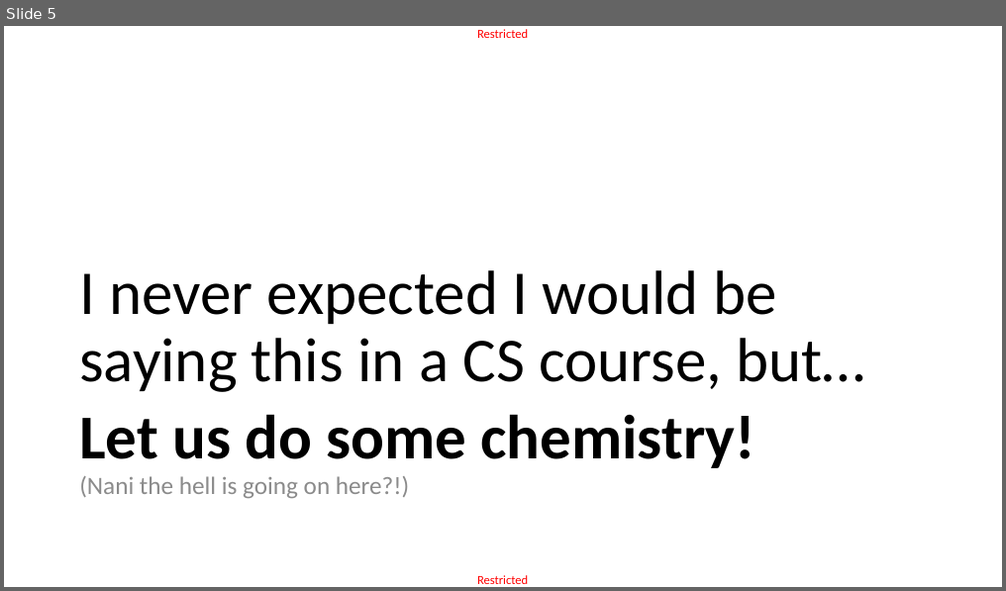
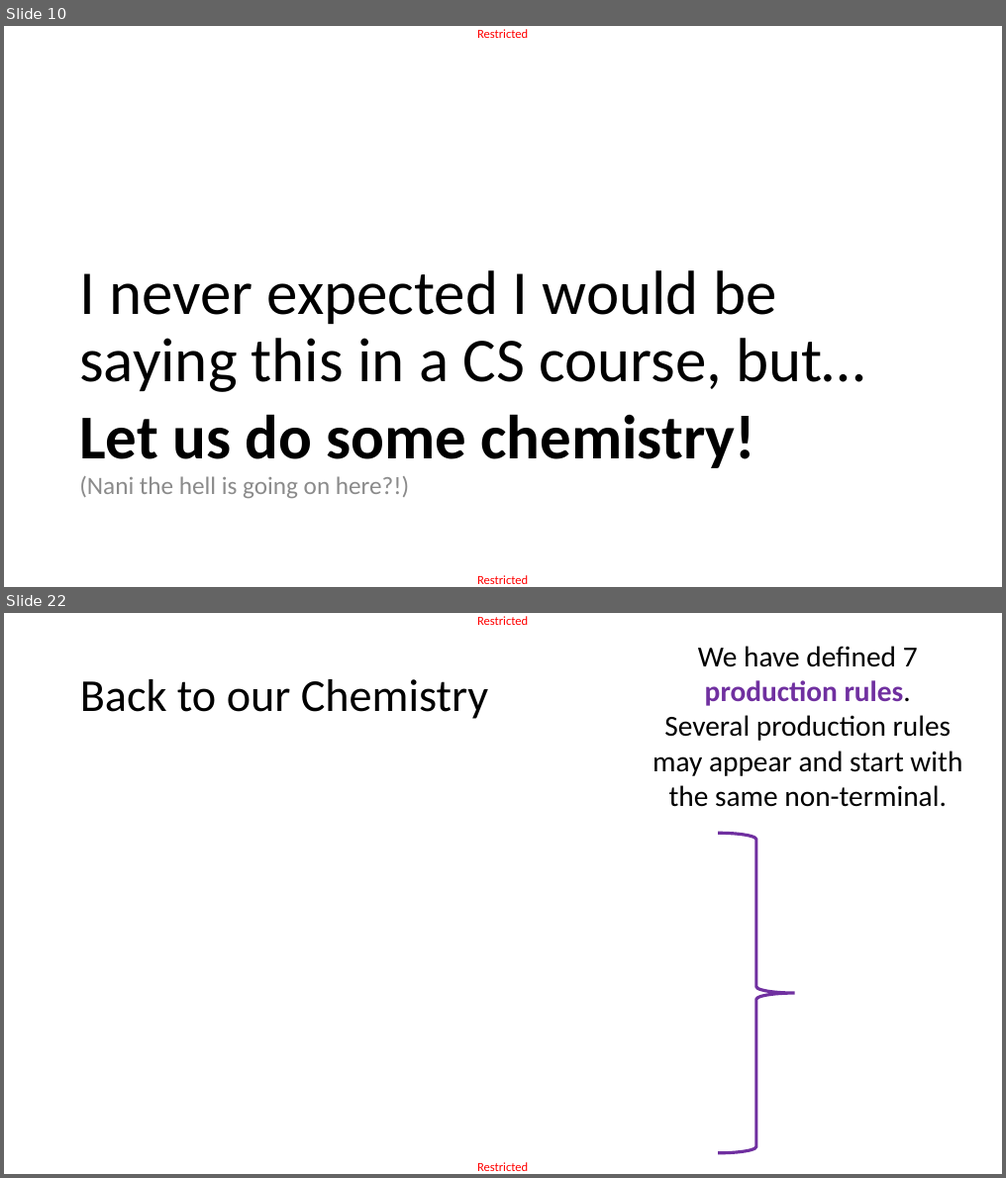
Before and after one commit to matthieudemari/SUTD_PLC_50_051, a slide deck: W10/W10S2/W10S2.pptx. Shown one above the other, each under a label of ours: slide 5 before the commit, slides 10 and 22 after it; the slides between them are not shown. The pictures are 1006x591 and 1006x1178 pixels, drawn with LibreOffice and Linux fonts; fonts in the diff are those of the drawing; grey boxes stand for pictures. Boxes give left, top, right and bottom in pixels: in the first picture for what was removed or moved away, otherwise in the second. Text is boxed around its words. In the diff, an @@ line names an element or a change of style, - is before the commit and + after.

```diff
--- a/W10/W10S2/W10S2.pptx
+++ b/W10/W10S2/W10S2.pptx
@@ slide 22 added at (x1=4, y1=613, x2=1002, y2=1174), background #FFFFFF; not listed: 2 template elements that a slide beside it also shows @@
@@ text added at (x1=652, y1=646, x2=962, y2=807), 28 pt, text #000000 @@
+We have defined 7 production rules.
+Several production rules may appear and start with the same non-terminal.
@@ title added at (x1=80, y1=679, x2=488, y2=719), 44 pt, text #000000 @@
+Back to our Chemistry
@@ right brace added at (x1=718, y1=833, x2=795, y2=1154), outline #7030A0 3 pt @@
@@ what was slide 5 is now slide 10 @@
```
Also in this commit, not shown: 35 other slides added, 2 slides removed.
